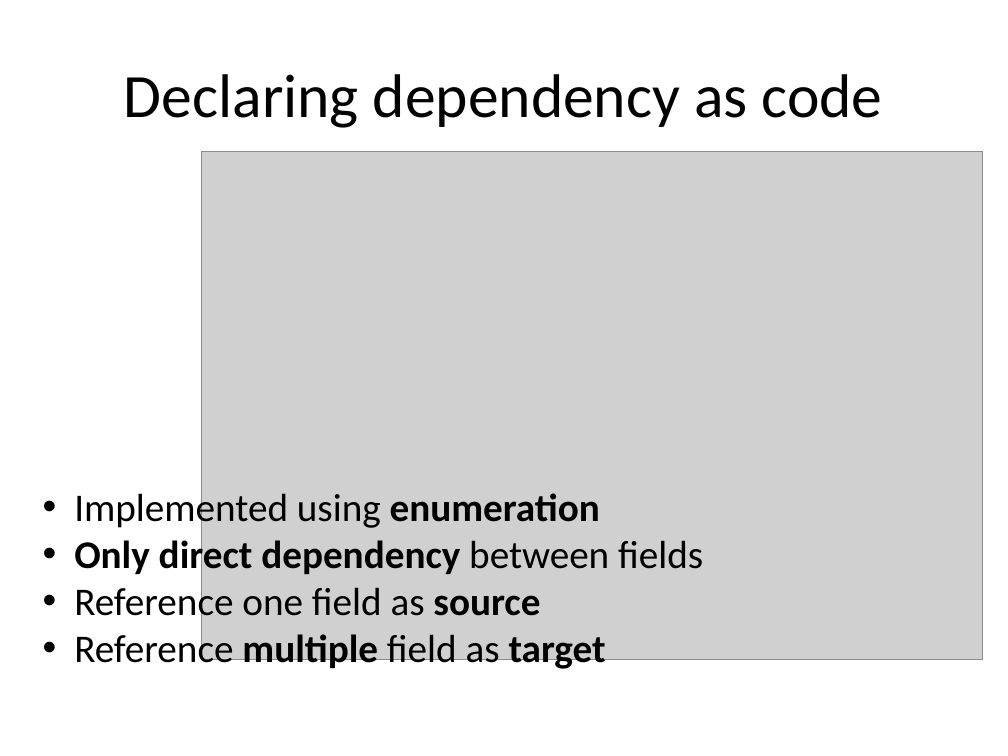
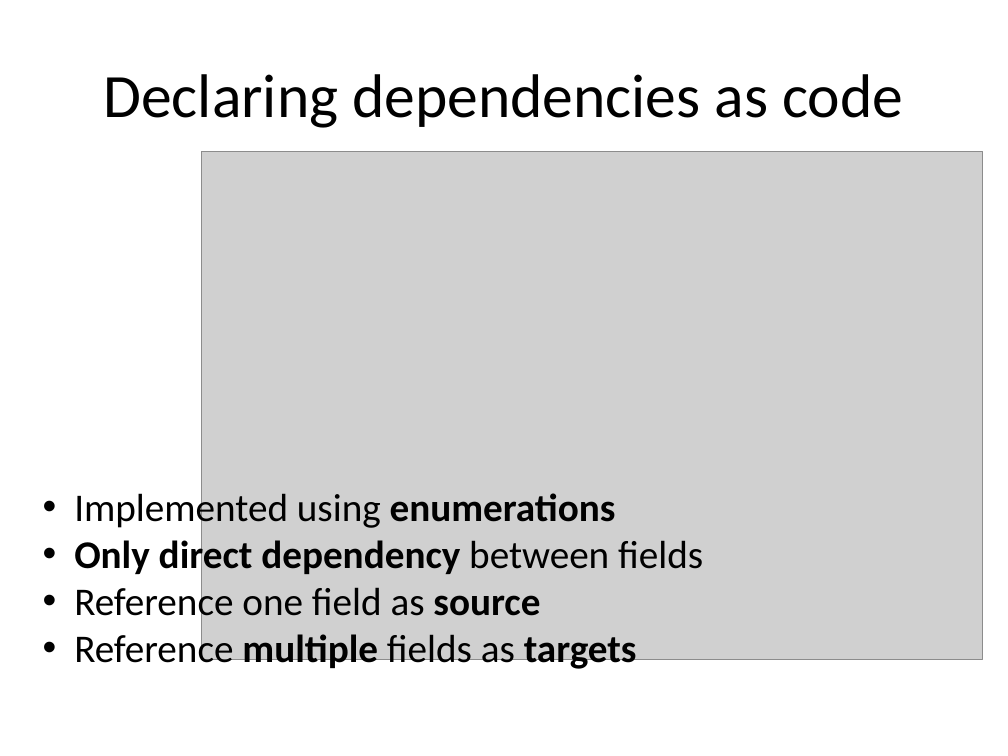
Before and after one commit to lesfurets/mdl4ui, a slide deck: slide 29 of mdl4ui-docs/mdl4ui_cg2013.pptx (slide 25 before the commit). Drawn at 1008x756 pixels with LibreOffice and Linux fonts; fonts in the diff are those of the drawing; grey boxes stand for pictures. Boxes give left, top, right and bottom in pixels: in the first picture for what was removed or moved away, otherwise in the second. Text is boxed around its words. In the diff, an @@ line names an element or a change of style, - is before the commit and + after.

Commit message:
fixed a few typo

```diff
--- a/mdl4ui-docs/mdl4ui_cg2013.pptx
+++ b/mdl4ui-docs/mdl4ui_cg2013.pptx
@@ title at box(103, 74, 903, 128): text changed @@
-Declaring dependency as code
+Declaring dependencies as code
@@ text at box(74, 488, 616, 531): text changed @@
-• Implemented using enumeration
+• Implemented using enumerations
@@ text at box(74, 629, 637, 672): text changed @@
-• Reference multiple field as target
+• Reference multiple fields as targets
```
Also in this commit, not shown: 6 other slides changed, 5 slides added.
